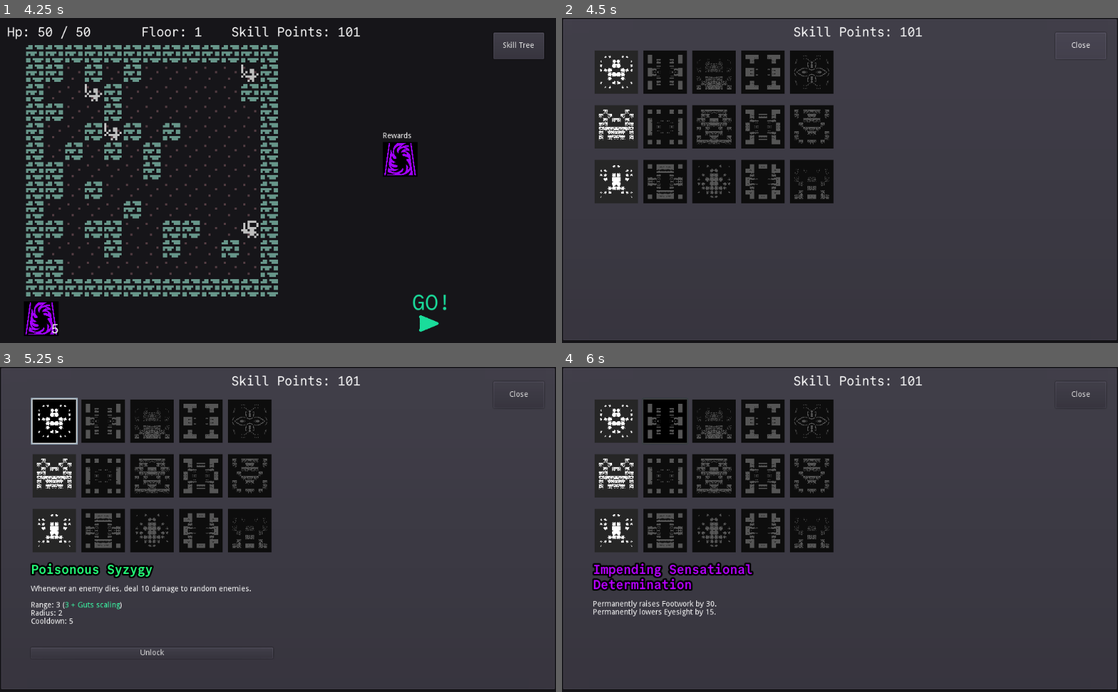
Above: before the commit, frames 1-4 (two rows, left to right).
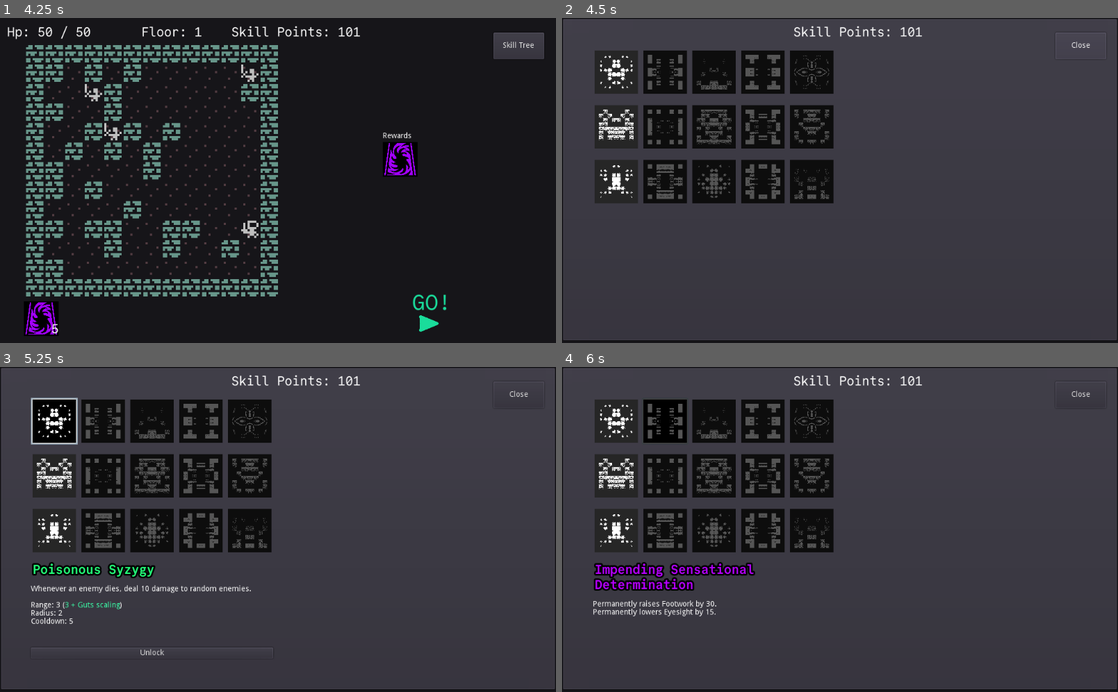
Above: after the commit, the same moments.

Repository: redxaxder/7DRL2024
Game: Godot game, scene res://main.tscn
The game is run twice, just before and just after one commit, with the same random seed, the same clock (stepped at 60 frames per second) and the same inputs.
Inputs (mouse positions are in pixels of both pictures, inside the frame that each line leads up to):
- Up to frame 1 (4.25 s): click (428, 317) at 0.5 s; click (483, 24) at 1.25 s; tap Enter (return) at 2, 2.85 s; move the mouse to (278, 180) at 2.02 s; hold D (right) 2.03-2.78 s; hold Enter (return) 2.03-2.78 s; click (278, 180) at 2.17 s; tap Space (toggle) at 2.75 s; move the mouse to (166, 196) at 2.77 s; hold S (down) 2.78-3.5 s; click (166, 196) at 2.92 s; click "RESTART" at 3.5 s
- Up to frame 2 (4.5 s): click "Skill Tree" at 4.25 s
- Up to frame 3 (5.25 s): click (55, 422) at 5.02 s
- Up to frame 4 (6 s): click (667, 422) at 5.77 s

Frame 1 is identical in both runs. In frame 2, 0.2% of the frame differs, in the area x 24-31%, y 12-23%; in frame 3, 0.7%; in frame 4, 1.3%, in the area x 5-35%, y 12-69%.

Commit message:
Adding color to reticle and working on skill hovering

Diff:
--- a/ViewSkillTree.gd
+++ b/ViewSkillTree.gd
@@ -10,6 +10,7 @@
 var progress: int = 0
 var player_stats: StatBlock
 var selected_skill : Skill
+var clicked_skill: Skill
 var unlocked_skills: Dictionary
 var containers: Array
 
@@ -63,7 +64,9 @@
 			var skill = skill_tree.skills[i][j]
 #			var skill = skill_tree.addSkill(skill_names[j*skill_tree.skillsPerRow + i], i, j)
 			var button = preload("res://graphics/random_icon.tscn").instance()
-			button.connect("pressed", self, 'selectSkill', [skill, button])
+			button.connect("pressed", self, 'click_skill', [skill, button])
+			button.connect("mouse_entered", self, 'hover_button', [skill, button])
+			button.connect("mouse_exited", self, 'unhover_button', [skill, button])
 			button.set_input(skill)
 			containers[i].add_child(button)
 			button.rect_min_size = Vector2(80, 80)
@@ -75,7 +78,20 @@
 			pass
 #			markSkillAvailable(i, j)
 
+func hover_button(skill, button):
+	selectSkill(skill, button)
+
+func unhover_button(skill, button):
+	if clicked_skill:
+		selectSkill(clicked_skill, button)
+
+func click_skill(skill, button):
+	clicked_skill = skill
+	show_skill_description(skill, button)
+
 func _draw():
+
+	print("view skill tree draw")
 	# TODO:
 	#	-move skill creation to separate class?
 	# 	-draw lines between skills
@@ -121,6 +137,10 @@
 
 func selectSkill(skill: Skill, button: Button = null):
 	selected_skill = skill
+	show_skill_description(skill, button)
+
+
+func show_skill_description(skill: Skill, button: Button = null):
 	$VBoxContainer/SkillName.text = skill.name
 	$VBoxContainer/SkillName.modulate = skill.get_color()
 	$VBoxContainer/SkillName.margin_left = 3
@@ -194,7 +214,8 @@
 	# add in skill tree unlock bonuses
 	for skill in skill_tree.unlocks:
 		if skill.kind == Skill.Kind.Bonus:
-			player_stats.apply_bonus(skill.bonus)
+			pass
+			#player_stats.apply_bonus(skill.bonus)
 
 func update_num_skills_to_unlock(p_progress: int):
 	progress = p_progress
--- a/data/skills/Ability.gd
+++ b/data/skills/Ability.gd
@@ -65,6 +65,18 @@
 	mod.coefficient = coeff
 	return mod
 
+func get_color():
+	if effect:
+		if effect.element == Elements.Kind.Physical:
+			return Color("#e7ad47")
+		elif effect.element == Elements.Kind.Poison:
+			return Color("#24ff7a")
+		elif effect.element == Elements.Kind.Fire:
+			return Color("#ff2503")
+		elif effect.element == Elements.Kind.Ice:
+			return Color("#3eb7ff")
+	return Color.wheat
+
 func get_modifier_scaling_desc(modified_param : int ):
 	for m in modifiers:
 		if m.modified_param == modified_param:
@@ -109,9 +121,16 @@
 
 
 
-func describe_target(target_filter:int, radius: float, trigger_aim : int) -> String:
+func describe_target(target_filter:int, radius: float, trigger_aim : int, trigger: int) -> String:
 	if target_filter == SkillsCore.Target.Self:
 		return "yourself"
+
+	if trigger == SkillsCore.Trigger.Action:
+		match target_filter:
+			SkillsCore.Target.Allies: return "allies"
+			SkillsCore.Target.Enemies: return "enemies"
+			SkillsCore.TargetAny: return "all targets"
+
 	if radius > 0:
 		if(trigger_aim == SkillsCore.TriggerAim.Self):
 			match target_filter:
@@ -192,7 +211,7 @@
 
 	dict["range"] = describe_range(stats)
 	dict["radius"] = describe_radius(stats)
-	dict["target"] = describe_target(effect.targets, radius(stats), activation.trigger_aim)
+	dict["target"] = describe_target(effect.targets, radius(stats), activation.trigger_aim, activation.trigger)
 	dict["activation_text"] = describe_activation_condition()
 	dict["effect_text"] = describe_effect(stats)
 	dict["cooldown"] = describe_cooldown(stats)
@@ -201,9 +220,10 @@
 	# text += "{trigger}\n".format(dict)
 	if activation.trigger == SkillsCore.Trigger.Automatic:
 		text += "{activation_text}, ".format(dict)
-		text += "{effect_text}".format(dict)
 	else:
-		text += "{effect_text}".format(dict).capitalize()
+		text += "On your turn, "
+
+	text += "{effect_text}".format(dict)
 
 	text += " to {target}.\n".format(dict)
 
--- a/data/skills/Skill.gd
+++ b/data/skills/Skill.gd
@@ -20,15 +20,8 @@
 func get_color():
 	if kind == Kind.Bonus:
 		return Color("#b700ff")
-	if ability && ability.effect:
-		if ability.effect.element == Elements.Kind.Physical:
-			return Color("#e7ad47")
-		elif ability.effect.element == Elements.Kind.Poison:
-			return Color("#24ff7a")
-		elif ability.effect.element == Elements.Kind.Fire:
-			return Color("#ff2503")
-		elif ability.effect.element == Elements.Kind.Ice:
-			return Color("#3eb7ff")
+	if ability:
+		return ability.get_color()
 	return RandomUtil.color_hash(name)
 
 
--- a/data/skills/SkillName.gd
+++ b/data/skills/SkillName.gd
@@ -38,7 +38,7 @@
 	"Seething",
 	"Fuming",
 	"Steaming",
-	"Srackling",
+	"Crackling",
 	"Smoking",
 	"Consuming",
 ]
--- a/playback/ViewState.gd
+++ b/playback/ViewState.gd
@@ -44,7 +44,7 @@
 	emit_hover()
 
 func emit_hover():
-	if hover_index >= 0 and hover_index < state.actors.size():
+	if hover_index >= 0:
 		emit_signal("actor_hovered", state.actors[hover_index])
 	else:
 		emit_signal("actor_hovered", null)
@@ -101,7 +101,7 @@
 		if !what.get("ability"):
 			$reticle2.modulate = Color(0.5,0.5,0,5)
 		else:
-			var color = RandomUtil.color_hash(what.ability.name)
+			var color = what.get("ability").get_color()
 			$reticle2.modulate = color
 			if what.displayed_radius > 0:
 				$aoe_indicator.radius = what.displayed_radius
Not shown: 2 places in misc/BetterButton.tscn that only renumber resources
